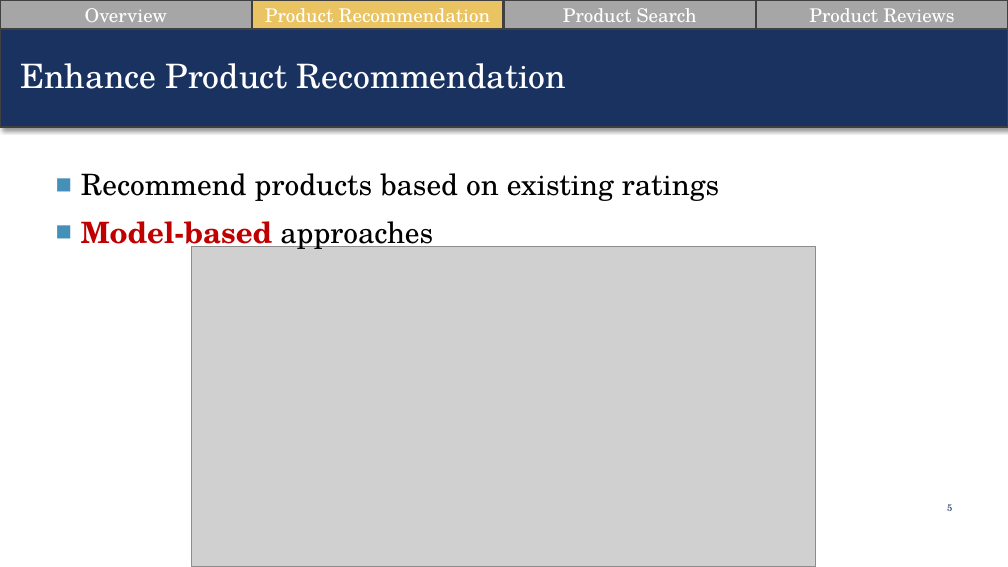
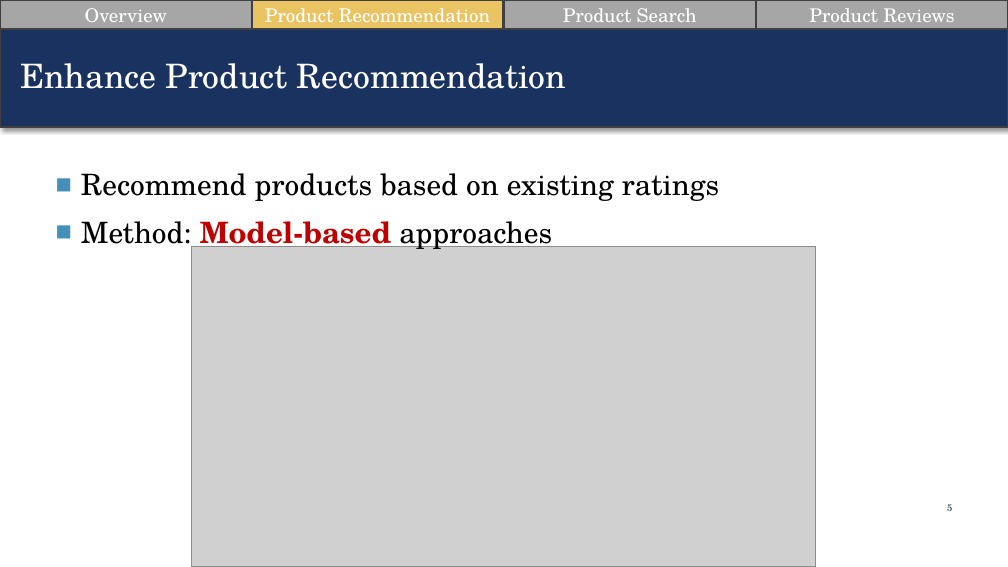
Before and after one commit to suesuyeonlim/final_project, a slide deck: slide 5 of Presentation.pptx. Drawn at 1008x567 pixels with LibreOffice and Linux fonts; fonts in the diff are those of the drawing; grey boxes stand for pictures. Boxes give left, top, right and bottom in pixels: in the first picture for what was removed or moved away, otherwise in the second. Text is boxed around its words. In the diff, an @@ line names an element or a change of style, - is before the commit and + after.

```diff
--- a/Presentation.pptx
+++ b/Presentation.pptx
@@ text at bbox=[81, 221, 552, 253]: text changed; text colour #C00000 to #000000; bold off @@
-■ Model-based approaches
+■ Method: Model-based approaches
```
Also in this commit, not shown: 9 other slides changed, 3 slides added.
